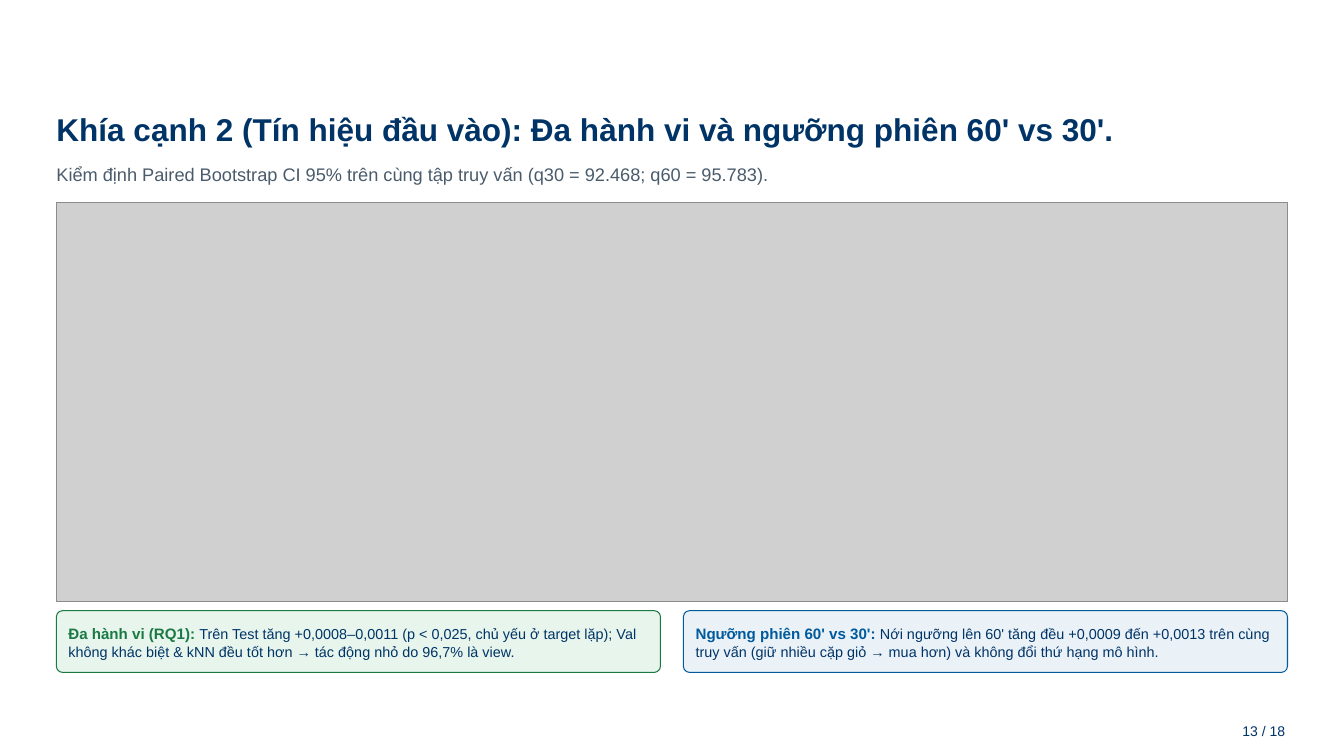
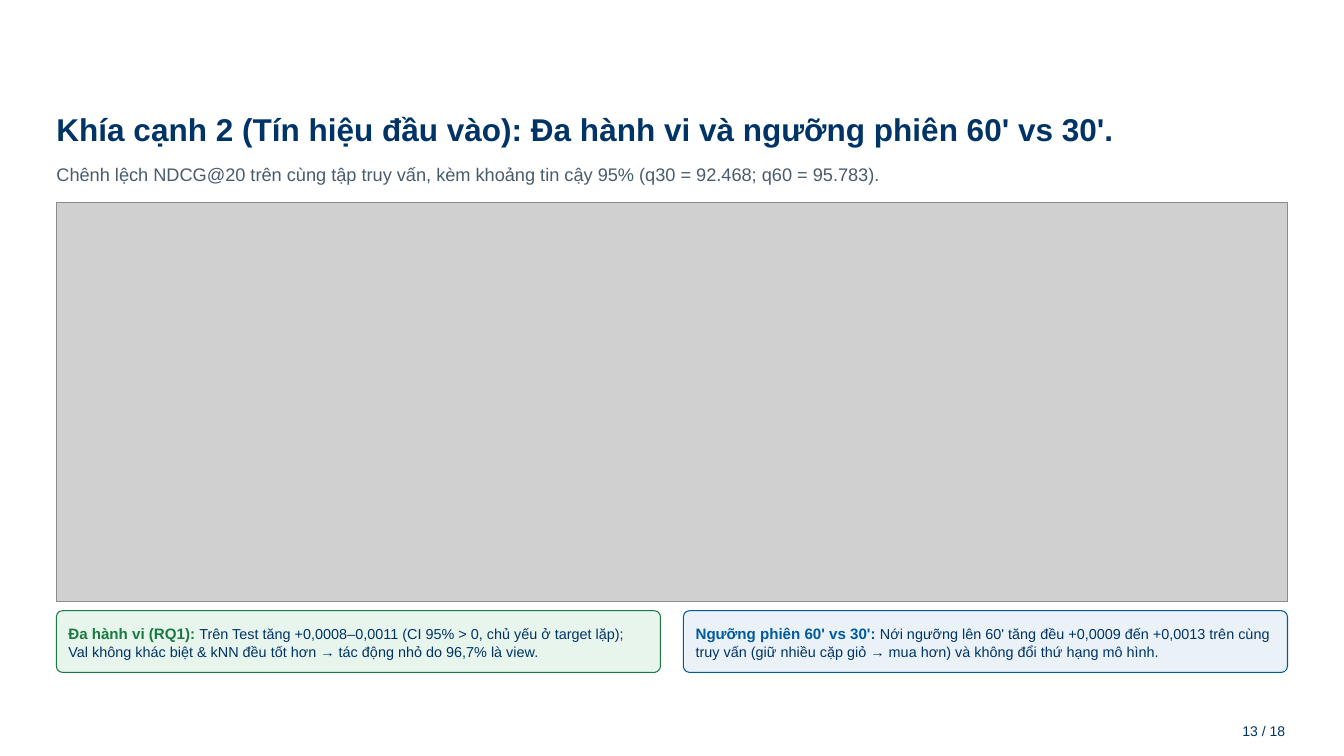
Before and after one commit to Mymark1010/MultiBehavior_Product_Recommendation_System, a slide deck: slide 13 of docs/BAO_CAO_TIEN_DO_PROJECT3_HUST_27_11_v3.pptx. Drawn at 1344x756 pixels with LibreOffice and Linux fonts; fonts in the diff are those of the drawing; grey boxes stand for pictures; background and template pictures are left out. Boxes give left, top, right and bottom in pixels: in the first picture for what was removed or moved away, otherwise in the second. Text is boxed around its words. In the diff, an @@ line names an element or a change of style, - is before the commit and + after.

```diff
--- a/docs/BAO_CAO_TIEN_DO_PROJECT3_HUST_27_11_v3.pptx
+++ b/docs/BAO_CAO_TIEN_DO_PROJECT3_HUST_27_11_v3.pptx
@@ text at [56, 167, 880, 185]: text changed @@
-Kiểm định Paired Bootstrap CI 95% trên cùng tập truy vấn (q30 = 92.468; q60 = 95.783).
+Chênh lệch NDCG@20 trên cùng tập truy vấn, kèm khoảng tin cậy 95% (q30 = 92.468; q60 = 95.783).
@@ text at [68, 628, 624, 660]: text changed @@
-Đa hành vi (RQ1): Trên Test tăng +0,0008–0,0011 (p < 0,025, chủ yếu ở target lặp); Val không khác biệt & kNN đều tốt hơn → tác động nhỏ do 96,7% là view.
+Đa hành vi (RQ1): Trên Test tăng +0,0008–0,0011 (CI 95% > 0, chủ yếu ở target lặp); Val không khác biệt & kNN đều tốt hơn → tác động nhỏ do 96,7% là view.
```
Also in this commit, not shown: 3 other slides changed, 2 other files.
